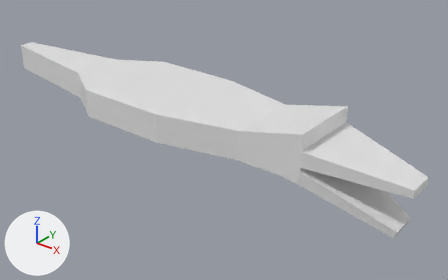
One commit to the Blender file BlenderModels/Snapjaw.blend: the scene before it, then after it.
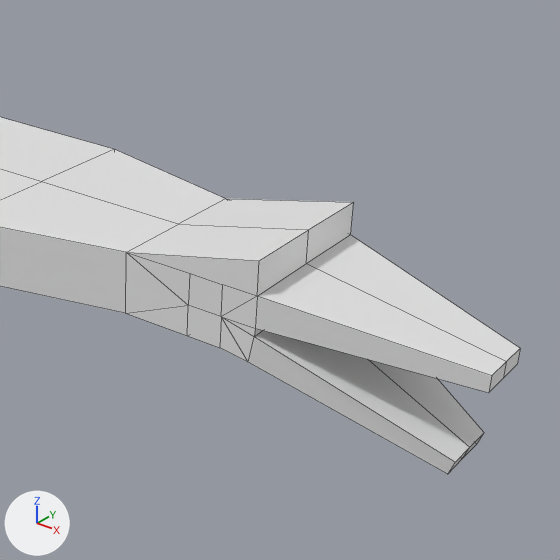
Each version appears first whole from a 50 mm camera at (8.8, -9.68, 5.5) aimed at (0.73, 0.39, -0.75), and next in a close-up on the part from 39% to 100% of the width and 3% to 100% of the height. The lights are fixed; the arrows at lower left show +X, +Y and +Z. The older version's two pictures come first. The close-ups show mesh edges as thin lines.

Before the edit, the objects in view are built like this:
```python
me_cube = bpy.data.meshes.new('Cube')
me_cube.from_pydata(...)  # 46 vertices, 40 faces; spans x -10.57..1.0, y -1.28..0.0, z -1.12..0.67
me_cube.materials.append(mat_material)  # white #e7e7e7
# before: 0 (1.0, -0.31, -0.01) at pixel (491, 375), 2 (-1.0, -0.85, 0.33) at pixel (257, 296), 3 (-1.05, -0.85, -0.37) at pixel (248, 362), 5 (-2.47, -0.85, 0.33) at pixel (126, 252), 6 (-1.0, -0.85, 0.67) at pixel (259, 260)
# before: 11 (-1.74, -0.85, -0.33) at pixel (187, 335), 13 (-1.37, -0.85, -0.33) at pixel (219, 347), 15 (-1.0, -0.85, 0.0) at pixel (255, 328), 16 (1.0, -0.31, -0.18) at pixel (488, 392), 18 (-1.01, -0.85, -0.09) at pixel (254, 336)
# before: 25 (-1.05, 0.0, -0.37), 26 (1.0, 0.0, -0.01) at pixel (506, 361), 27 (-1.0, 0.0, 0.33) at pixel (306, 263), 30 (-2.47, 0.0, 0.33) at pixel (178, 224), 31 (-1.0, 0.0, 0.67) at pixel (308, 229)
# before: 33 (-1.74, 0.0, -0.33), 36 (-1.01, 0.0, -0.09), 38 (-1.37, 0.0, -0.33)
ob_head = bpy.data.objects.new('Head', me_cube)
ob_head.location = (4.54, 0.0, 0.0)
_m = ob_head.modifiers.new('Mirror', 'MIRROR')
_m.use_axis = (False, True, False)
```
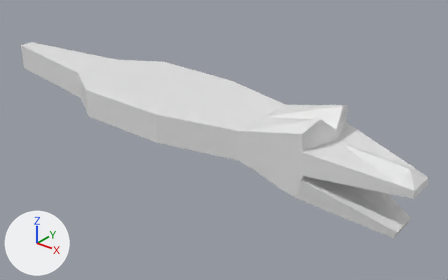
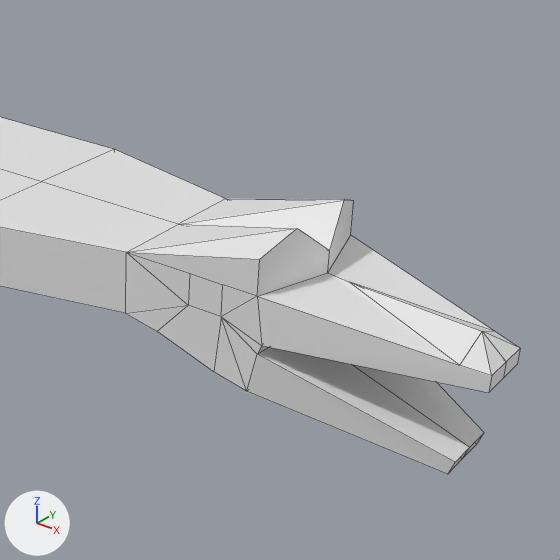
Commit message: Here we go, angry eyes!

Pixel boxes (x1, y1, x2, y2) of what changed, in the close-ups (560 x 560 px):
part 1 of me_cube, built on
    both: (126, 199, 520, 473)

What changed in the scene script:
```text
Change me_cube:
    used by ob_head; location = (4.54, 0.0, 0.0)
    verts and faces of me_cube; kept vertices keep their numbers, new ones are numbered from 46
    remove me_cube.from_pydata(...)  # 46 vertices, 40 faces; spans x -10.57..1.0, y -1.28..0.0, z -1.12..0.67
    add me_cube.from_pydata(...)  # 51 vertices, 46 faces; spans x -10.57..1.0, y -1.28..0.0, z -1.12..0.87
    me_cube part 1
    add delete_faces([(0, 26, 27, 2), (0, 2, 15, 16), (2, 27, 31, 6), (5, 6, 31, 30)])
    add verts[3] = (-1.05, -0.85, -0.68)  # moved, pixel (246, 391)
    add verts[25] = (-1.05, 0.0, -0.68)  # moved
    add verts[6] = (-1.0, -0.85, 0.69)  # moved, pixel (259, 259)
    add verts[11] = (-2.09, -0.85, -0.4)  # moved, pixel (157, 331)
    add verts[33] = (-2.09, 0.0, -0.4)  # moved
    add verts[13] = (-1.42, -0.85, -0.6)  # moved, pixel (213, 371)
    add verts[38] = (-1.42, 0.0, -0.6)  # moved
    add verts[15] = (-0.92, -0.85, -0.15)  # moved, pixel (261, 345)
    add verts[18] = (-0.96, -0.85, -0.25)  # moved, pixel (257, 354)
    add verts[27] = (-0.77, 0.0, 0.3)  # moved, pixel (327, 272)
    add verts[31] = (-0.77, 0.0, 0.53)  # moved, pixel (329, 250)
    add verts[36] = (-1.01, 0.0, -0.36)  # moved
    add verts[46] = (0.74, -0.38, 0.03)  # pixel (459, 365)
    add verts[47] = (-0.55, 0.0, 0.28)  # pixel (348, 281)
    add verts[48] = (0.75, 0.0, 0.2)  # pixel (482, 331)
    add verts[49] = (-0.88, -0.43, 0.87)  # pixel (297, 228)
    add verts[50] = (-0.88, -0.42, 0.87)  # pixel (297, 228)
    add faces += [(0, 26, 48), (0, 46, 2, 15, 16), (2, 27, 31, 50, 49, 6), (5, 6, 49), (2, 46, 47, 27), (26, 47, 48)]
    add faces += [(0, 48, 46), (46, 48, 47), (30, 50, 31), (5, 49, 50, 30)]
```
